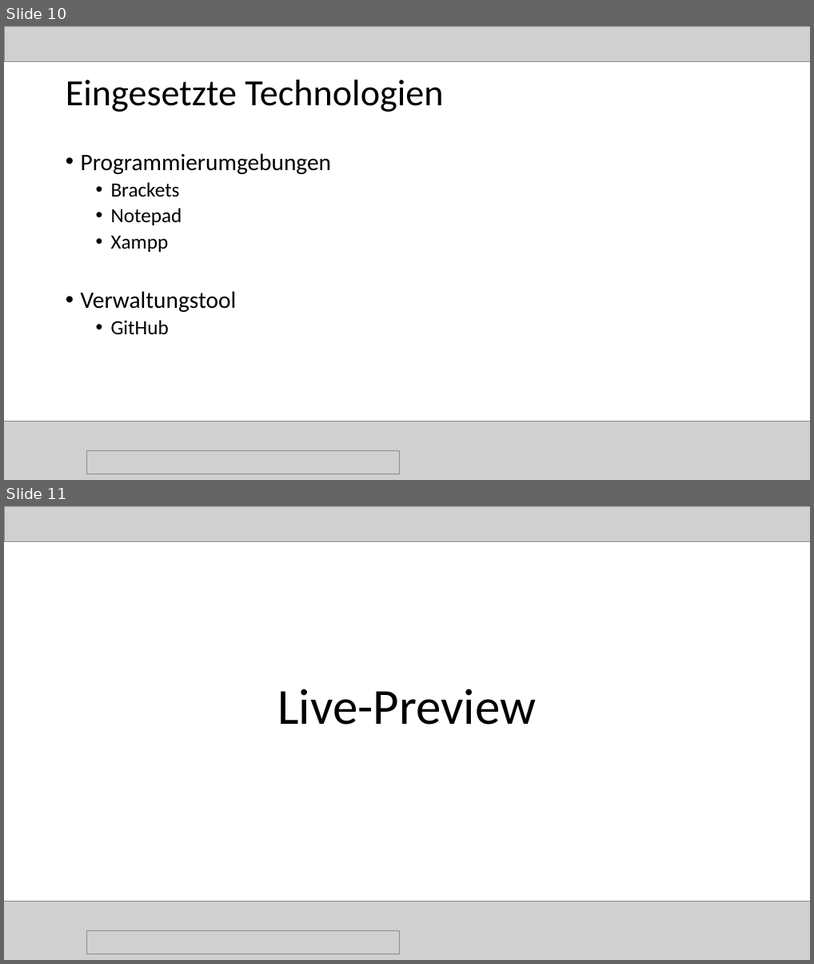
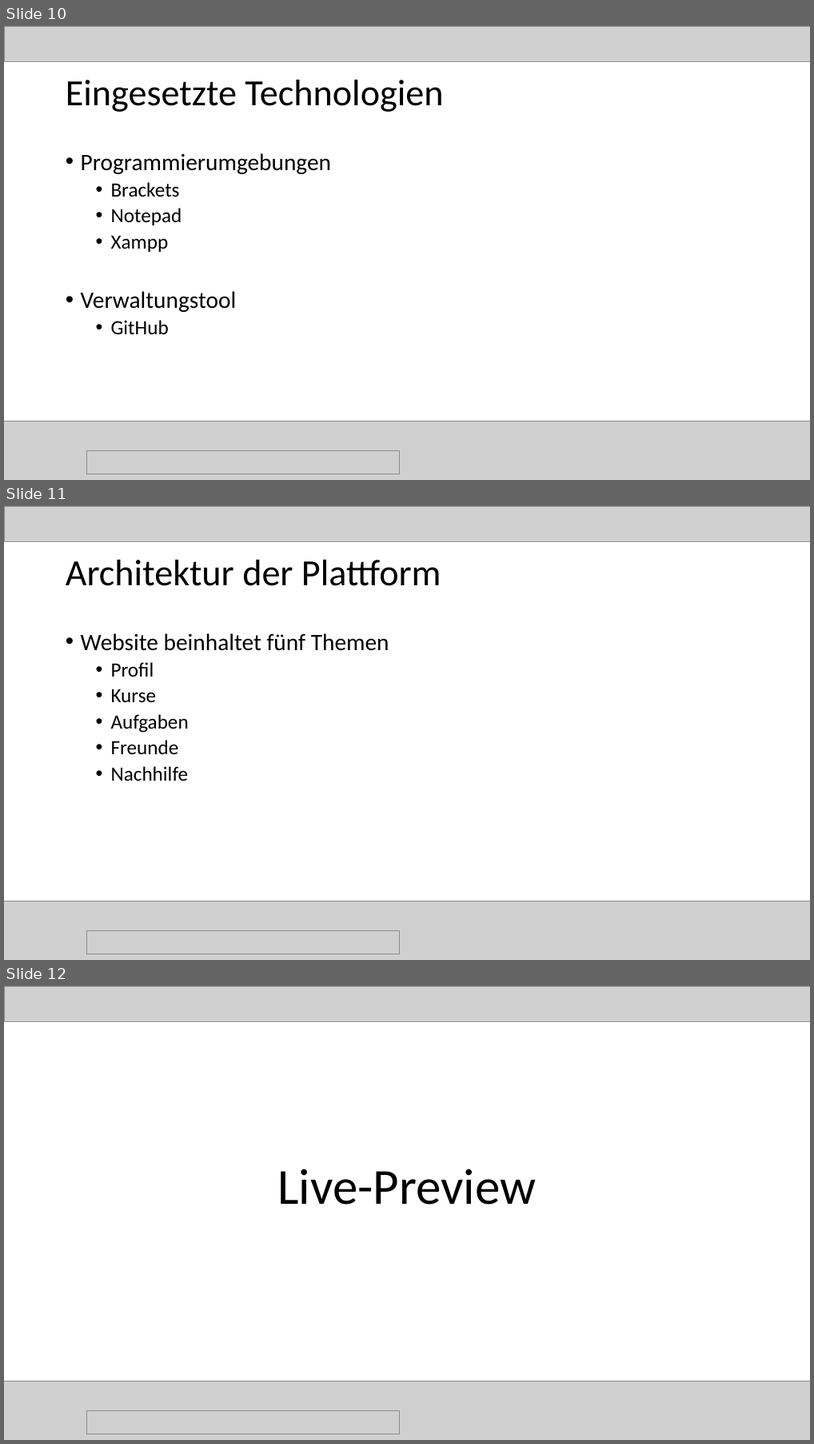
Before and after one commit to magharmi/StudentenFuerStudenten, a slide deck: final.pptx. Shown one above the other, each under a label of ours: slides 10 and 11 before the commit, slides 10, 11 and 12 after it. The pictures are 814x964 and 814x1444 pixels, drawn with LibreOffice and Linux fonts; fonts in the diff are those of the drawing; grey boxes stand for pictures. Boxes give left, top, right and bottom in pixels: in the first picture for what was removed or moved away, otherwise in the second. Text is boxed around its words. In the diff, an @@ line names an element or a change of style, - is before the commit and + after.

Commit message:
profilbild

```diff
--- a/final.pptx
+++ b/final.pptx
@@ slide 11 added at (4,506,810,960), background #FFFFFF @@
@@ picture added at (4,506,810,541) @@
@@ title added at (66,560,442,586), 44 pt, text #000000 @@
+Architektur der Plattform
@@ text added at (81,633,390,780), 24 pt, text #000000 @@
+• Website beinhaltet fünf Themen
+  • Profil
+  • Kurse
+  • Aufgaben
+  • Freunde
+  • Nachhilfe
@@ picture added at (4,900,810,960) @@
@@ picture added at (86,930,400,954) @@
@@ what was slide 11 is now slide 12 @@
```
Also in this commit, not shown: 1 other file.
